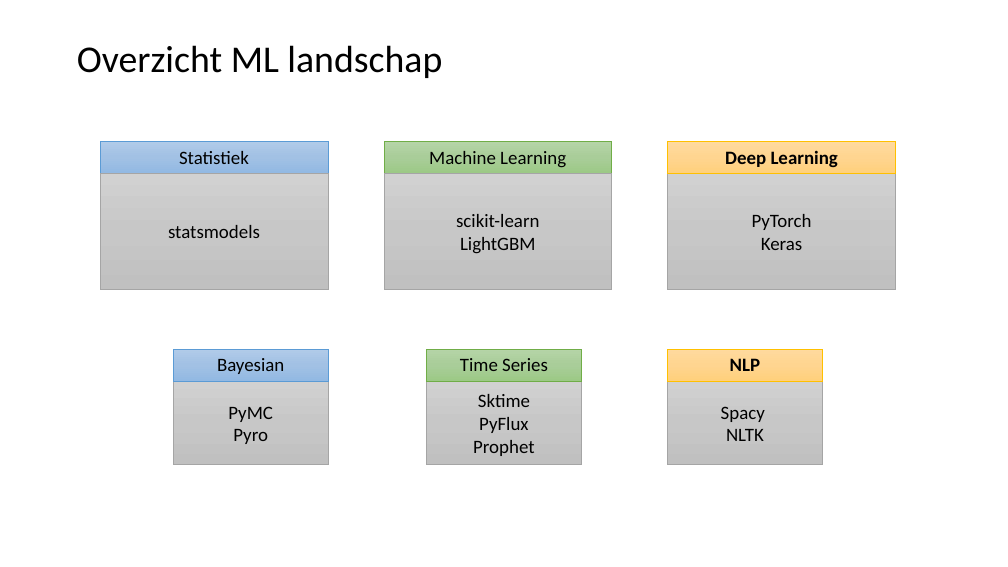
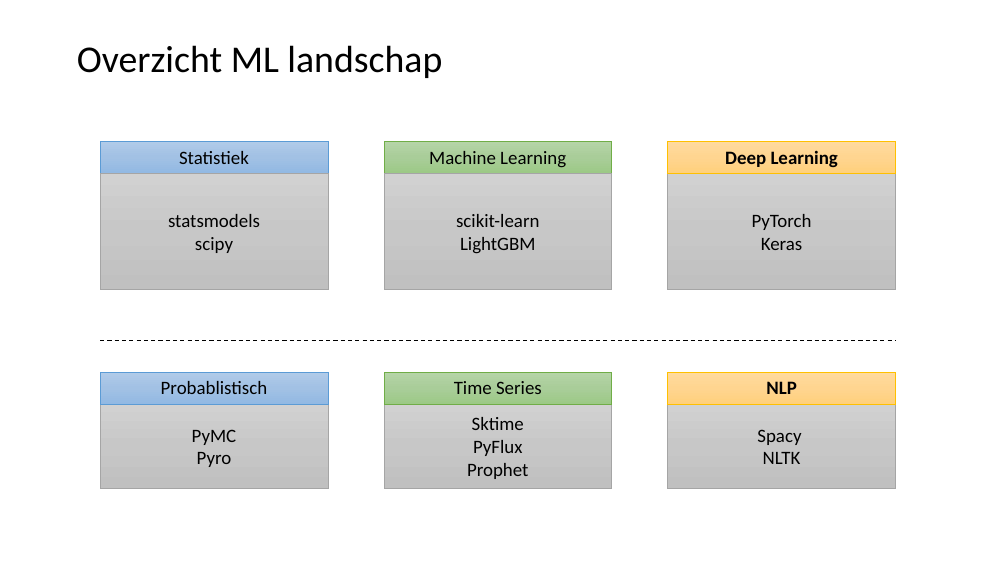
Before and after one commit to LFKoning/knowledge-sharing, a slide deck: slide 5 of python_trainees/4_scikit_learn/python_traineeship_4.pptx. Drawn at 1008x567 pixels with LibreOffice and Linux fonts; fonts in the diff are those of the drawing. Boxes give left, top, right and bottom in pixels: in the first picture for what was removed or moved away, otherwise in the second. Text is boxed around its words. In the diff, an @@ line names an element or a change of style, - is before the commit and + after.

```diff
--- a/python_trainees/4_scikit_learn/python_traineeship_4.pptx
+++ b/python_trainees/4_scikit_learn/python_traineeship_4.pptx
@@ text in rectangle at (x1=195, y1=237, x2=233, y2=253): paragraph added @@
+scipy
@@ line added from (100, 340) to (896, 340), #000000 1 pt dashed @@
@@ rectangle "Probablistisch" resized from (x1=173, y1=349, x2=327, y2=381) to (x1=100, y1=373, x2=328, y2=405) @@
@@ text in rectangle at (x1=161, y1=381, x2=268, y2=394): text changed @@
-Bayesian
+Probablistisch
@@ rectangle "Time Series" resized from (x1=426, y1=349, x2=581, y2=381) to (x1=384, y1=373, x2=613, y2=405) @@
@@ rectangle "NLP" resized from (x1=668, y1=349, x2=822, y2=381) to (x1=668, y1=373, x2=896, y2=405) @@
@@ rectangle "PyMC" resized from (x1=173, y1=381, x2=327, y2=465) to (x1=100, y1=404, x2=328, y2=488) @@
@@ rectangle "Sktime" resized from (x1=426, y1=381, x2=581, y2=465) to (x1=384, y1=404, x2=613, y2=488) @@
@@ rectangle "Spacy" resized from (x1=668, y1=381, x2=822, y2=465) to (x1=668, y1=404, x2=896, y2=488) @@
```
Also in this commit, not shown: 13 other slides changed, 4 slides added, 1 slide removed, 8 other files.
